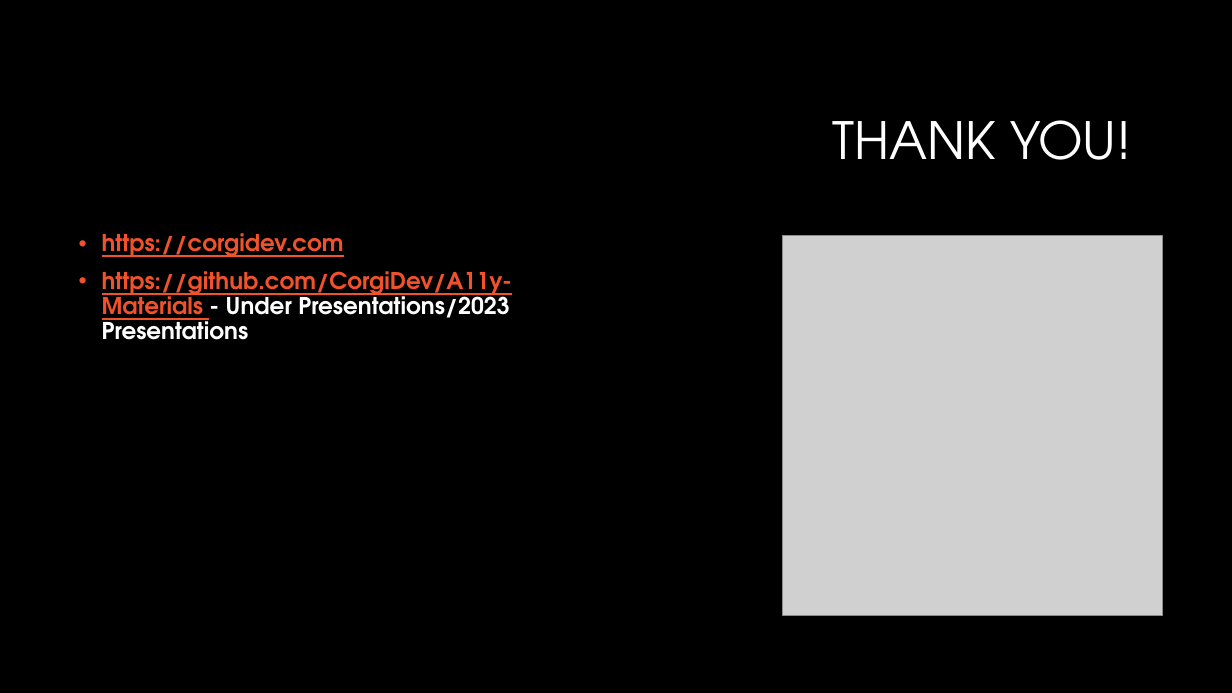
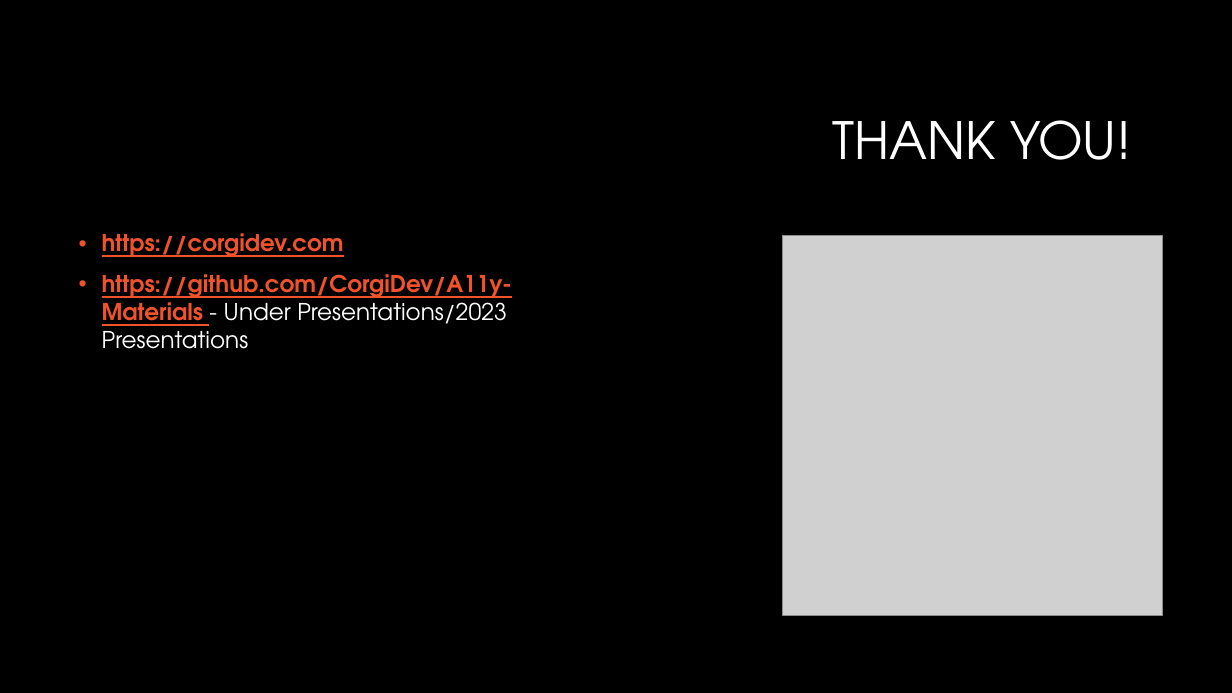
Before and after one commit to CorgiDev/A11y-Materials, a slide deck: slide 18 of Presenations/2023 Presentations/2023_Accessibility Testing.pptx (slide 17 before the commit). Drawn at 1232x693 pixels with LibreOffice and Linux fonts; fonts in the diff are those of the drawing; grey boxes stand for pictures; background and template pictures are left out. Boxes give left, top, right and bottom in pixels: in the first picture for what was removed or moved away, otherwise in the second. Text is boxed around its words. In the diff, an @@ line names an element or a change of style, - is before the commit and + after.

```diff
--- a/Presenations/2023 Presentations/2023_Accessibility Testing.pptx
+++ b/Presenations/2023 Presentations/2023_Accessibility Testing.pptx
@@ text at [102,274,512,349]: bold off in "- Under Presentations/2023 Presentations"; line spacing 0.9 to 1 @@
```
Also in this commit, not shown: 3 other slides changed, 1 slide added, 3 other files.
